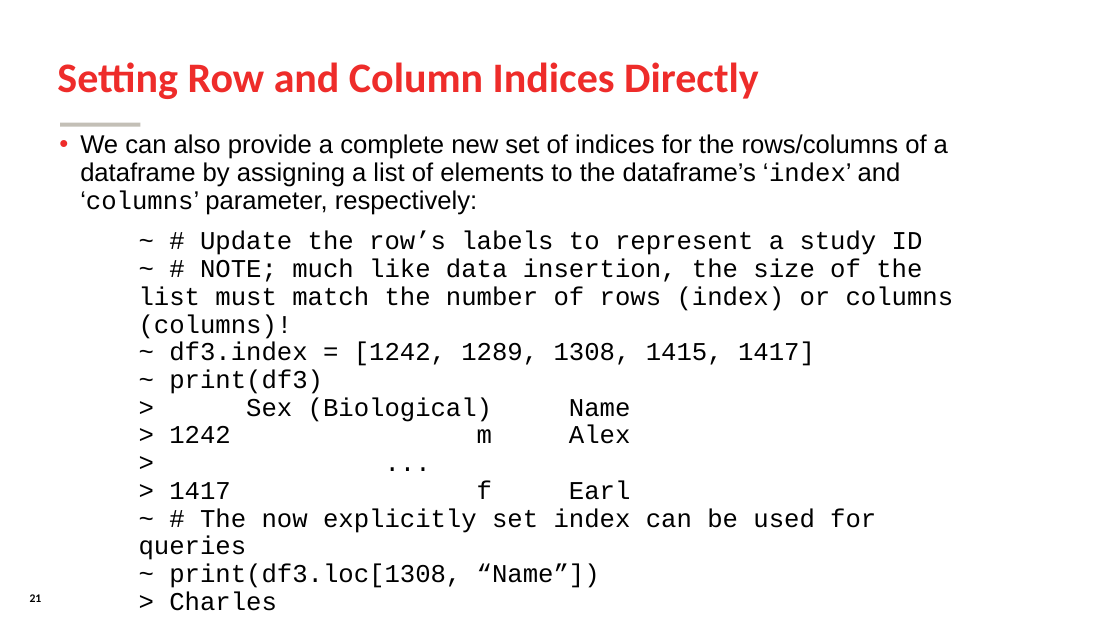
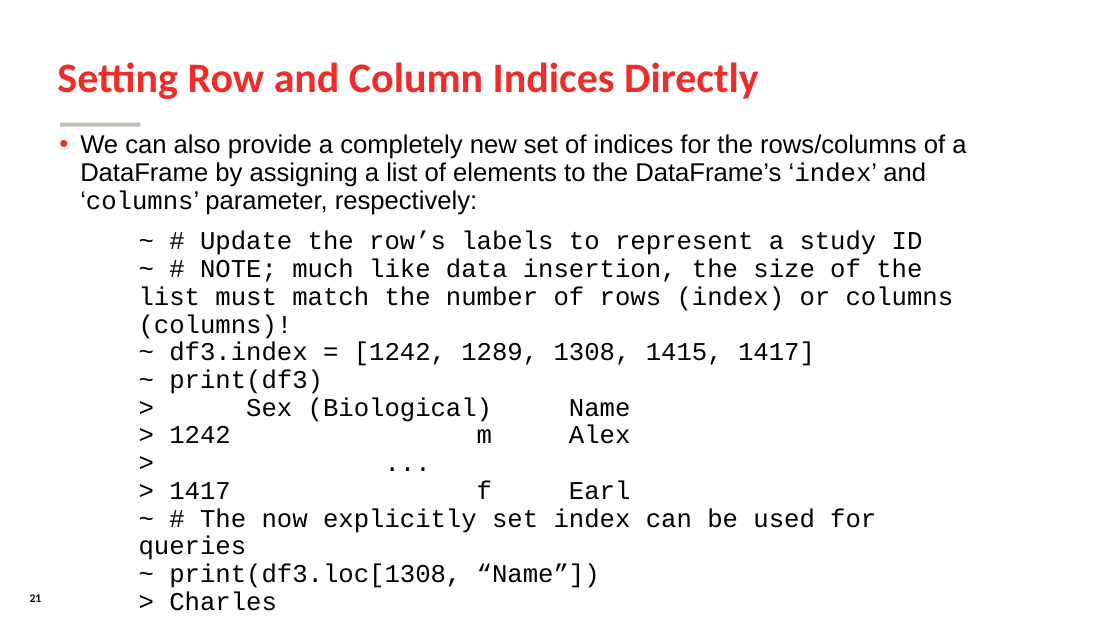
Before and after one commit to SomeoneInParticular/MDPR613_CourseMaterial, a slide deck: slide 21 of PythonCrashCourse/Unit2_DataManagement/Unit2_DataManagement.odp. Drawn at 1120x630 pixels with LibreOffice and Linux fonts; fonts in the diff are those of the drawing; background and template pictures are left out. Boxes give left, top, right and bottom in pixels: in the first picture for what was removed or moved away, otherwise in the second. Text is boxed around its words. In the diff, an @@ line names an element or a change of style, - is before the commit and + after.

```diff
--- a/PythonCrashCourse/Unit2_DataManagement/Unit2_DataManagement.odp
+++ b/PythonCrashCourse/Unit2_DataManagement/Unit2_DataManagement.odp
@@ text at bbox=[80, 134, 966, 215]: text changed @@
-• We can also provide a complete new set of indices for the rows/columns of a dataframe by assigning a list of elements to the dataframe’s ‘index’ and ‘columns’ parameter, respectively:
+• We can also provide a completely new set of indices for the rows/columns of a DataFrame by assigning a list of elements to the DataFrame’s ‘index’ and ‘columns’ parameter, respectively:
```
Also in this commit, not shown: 6 other slides changed, 5 other files.
